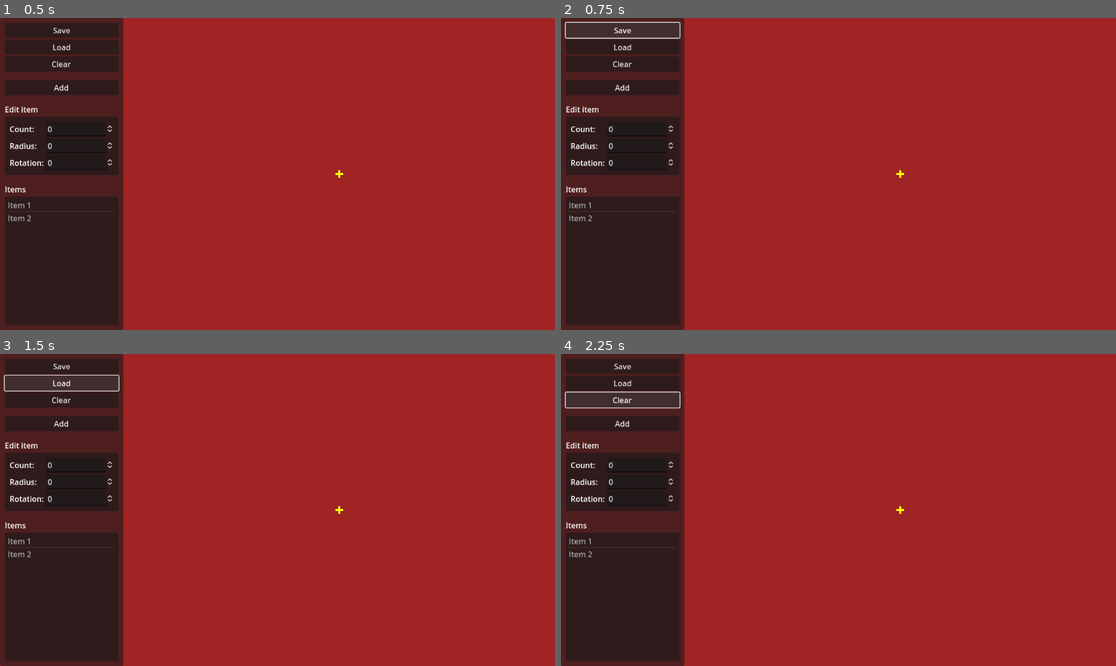
Above: before the commit, frames 1-4 (two rows, left to right).
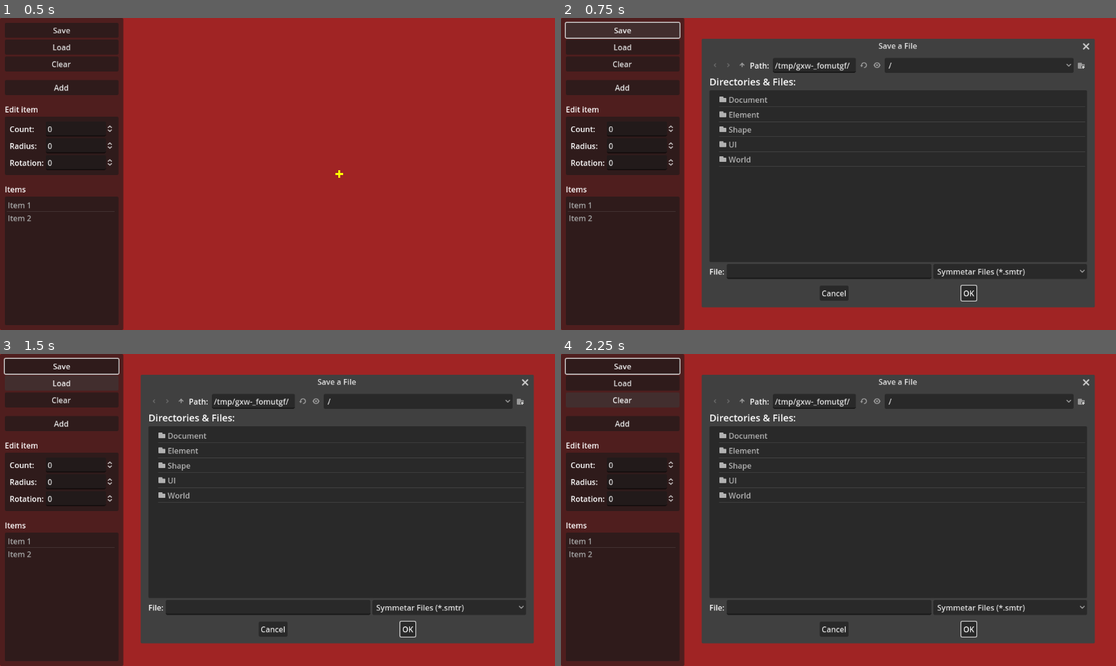
Above: after the commit, the same moments.

Repository: zoeesilcock/symmetar
Game: Godot game, scene res://Main.tscn
Two runs of this game, one before a commit and one after it. Both use one fixed random seed, a clock stepped at 60 frames per second and the inputs below.
Inputs:
- Up to frame 1 (0.5 s): no input
- Up to frame 2 (0.75 s): click "Save" at 0.5 s
- Up to frame 3 (1.5 s): click "Load" at 1.25 s
- Up to frame 4 (2.25 s): click "Clear" at 2 s

Frame 1 is identical in both runs. In frame 2, 61% of the frame differs, in the area x 25-97%, y 6-93%; in frame 3, 62%; in frame 4, 62%, in the area x 0-97%, y 1-93%.

Commit message:
Implement document saving/loading

Diff:
--- /dev/null
+++ b/Document/Document.gd
@@ -0,0 +1,53 @@
+class_name Document
+extends Node2D
+
+# References
+@export var state : DocumentState
+@export var element_scene : PackedScene
+@export var elements_node : Node2D
+
+# Internal
+var elements
+
+func _ready():
+	elements = []
+
+	state = DocumentState.new()
+
+func load_document(path : String):
+	clear_elements()
+	state = ResourceLoader.load(path)
+	_instantiate_elements()
+
+func save_document(path : String):
+	ResourceSaver.save(state, path)
+
+func add_new_element():
+	var new_element = element_scene.instantiate()
+
+	elements_node.add_child(new_element)
+	elements.push_front(new_element)
+
+	var element_state = ElementState.new()
+	element_state.slice_count = 8
+	element_state.radius = 200
+	element_state.slice_position = Vector2(element_state.radius, 0)
+
+	state.elements.push_front(element_state)
+	new_element.init(len(elements), element_state)
+
+func clear_elements():
+	for element in elements:
+		elements_node.remove_child(element)
+
+	elements = []
+
+func _instantiate_elements():
+	elements.resize(len(state.elements))
+
+	for element_index in len(state.elements):
+		var loaded_element = element_scene.instantiate()
+		elements_node.add_child(loaded_element)
+		elements[element_index] = loaded_element
+
+		loaded_element.init(element_index, state.elements[element_index])
--- /dev/null
+++ b/Document/Document.tscn
@@ -0,0 +1,11 @@
+[gd_scene load_steps=3 format=3 uid="uid://bkihrohu0hh6e"]
+
+[ext_resource type="Script" path="res://Document/Document.gd" id="1_3rhj1"]
+[ext_resource type="PackedScene" uid="uid://b7fwwj6jtev" path="res://Element/Element.tscn" id="2_oakl1"]
+
+[node name="Document" type="Node2D" node_paths=PackedStringArray("elements_node")]
+script = ExtResource("1_3rhj1")
+element_scene = ExtResource("2_oakl1")
+elements_node = NodePath("Elements")
+
+[node name="Elements" type="Node2D" parent="."]
--- /dev/null
+++ b/Document/DocumentFormatLoader.gd
@@ -0,0 +1,12 @@
+class_name DocumentFormatLoader
+extends ResourceFormatLoader
+
+func _get_recognized_extensions():
+	return PackedStringArray(["smtr"])
+
+func _load(path: String, _original_path: String, use_sub_threads : bool, cache_mode : int):
+	var file = FileAccess.open(path, FileAccess.READ)
+	var resource = str_to_var(file.get_pascal_string())
+	file.close()
+
+	return resource
--- /dev/null
+++ b/Document/DocumentFormatSaver.gd
@@ -0,0 +1,15 @@
+class_name DocumentFormatSaver
+extends ResourceFormatSaver
+
+func _get_recognized_extensions(resource : Resource):
+	return PackedStringArray(["smtr"])
+
+func _recognize(resource : Resource):
+	return resource is DocumentState
+
+func _save(resource : Resource, path : String, flags : int):
+	var file = FileAccess.open(path, FileAccess.WRITE)
+	file.store_pascal_string(var_to_str(resource))
+	file.close()
+
+	return OK
--- /dev/null
+++ b/Document/DocumentState.gd
@@ -0,0 +1,5 @@
+class_name DocumentState
+extends Resource
+
+# Data
+@export var elements = [] # : ElementState
--- a/Element/Element.gd
+++ b/Element/Element.gd
@@ -14,8 +14,9 @@
 var slices
 var is_selected
 
-func init(element_index : int):
+func init(element_index : int, state : ElementState):
 	self.element_index = element_index
+	self.state = state
 
 	_instantiate_slices()
 	_update_slices()
@@ -34,10 +35,11 @@
 		slices[i] = shape_scene.instantiate()
 		slices_node.add_child(slices[i])
 
+		slices[i].rotation = state.slice_rotation
+		slices[i].position = state.slice_position
 		slices[i].slice_index = i
 		slices[i].element_index = element_index
 		slices[i].name = "Slice" + str(i)
-		slices[i].position = Vector2(state.radius, 0)
 
 		slices[i].position_changed.connect(_on_position_changed)
 		slices[i].selected.connect(_on_slice_selected)
@@ -59,3 +61,4 @@
 	# Update the state
 	state.radius = origin_radius
 	state.slice_rotation = slices[0].rotation
+	state.slice_position = slices[0].position
--- a/Element/Element.tscn
+++ b/Element/Element.tscn
@@ -10,6 +10,7 @@
 slice_count = 8
 radius = 200.0
 slice_rotation = 0.0
+slice_position = Vector2(0, 0)
 
 [node name="Element" type="Node2D" node_paths=PackedStringArray("slices_node")]
 script = ExtResource("1_0qwk2")
--- a/Element/ElementState.gd
+++ b/Element/ElementState.gd
@@ -5,3 +5,4 @@
 @export var slice_count : int
 @export var radius : float
 @export var slice_rotation : float
+@export var slice_position : Vector2
--- a/UI/UI.gd
+++ b/UI/UI.gd
@@ -4,17 +4,27 @@
 # References
 @export var world : World
 @export var ui_state : UIState
-
-# Signals
-signal add_button_pressed
-signal clear_button_pressed
+@export var file_dialog : FileDialog
 
 func _ready():
-	self.add_button_pressed.connect(self._on_add_button_pressed)
-	self.clear_button_pressed.connect(self._on_clear_button_pressed)
+	file_dialog.set_filters(PackedStringArray(["*.smtr ; Symmetar Files"]))
+
+func _on_save_button_pressed():
+	file_dialog.file_mode = FileDialog.FILE_MODE_SAVE_FILE
+	file_dialog.show()
+
+func _on_file_selected(path : String):
+	if file_dialog.file_mode == FileDialog.FILE_MODE_SAVE_FILE:
+		world.document.save_document(path)
+	elif file_dialog.file_mode == FileDialog.FILE_MODE_OPEN_FILE:
+		world.document.load_document(path)
+
+func _on_load_button_pressed():
+	file_dialog.file_mode = FileDialog.FILE_MODE_OPEN_FILE
+	file_dialog.show()
 
 func _on_add_button_pressed():
-	world.add_new_element()
+	world.document.add_new_element()
 
 func _on_clear_button_pressed():
-	world.clear_elements()
+	world.document.clear_elements()
--- a/UI/UI.tscn
+++ b/UI/UI.tscn
@@ -6,9 +6,10 @@
 
 [sub_resource type="Theme" id="Theme_uuqi3"]
 
-[node name="UI" type="CanvasLayer"]
+[node name="UI" type="CanvasLayer" node_paths=PackedStringArray("file_dialog")]
 script = ExtResource("1_nhcn2")
 ui_state = ExtResource("2_ot8s7")
+file_dialog = NodePath("Root/FileDialog")
 
 [node name="Root" type="Control" parent="."]
 layout_mode = 3
@@ -114,5 +115,13 @@
 item_0/text = "Item 1"
 item_1/text = "Item 2"
 
+[node name="FileDialog" type="FileDialog" parent="Root"]
+position = Vector2i(300, 75)
+size = Vector2i(800, 520)
+access = 2
+
+[connection signal="pressed" from="Root/Panel/MarginContainer/VBoxContainer/SaveButton" to="." method="_on_save_button_pressed"]
+[connection signal="pressed" from="Root/Panel/MarginContainer/VBoxContainer/LoadButton" to="." method="_on_load_button_pressed"]
 [connection signal="pressed" from="Root/Panel/MarginContainer/VBoxContainer/ClearButton" to="." method="_on_clear_button_pressed"]
 [connection signal="pressed" from="Root/Panel/MarginContainer/VBoxContainer/AddButton" to="." method="_on_add_button_pressed"]
+[connection signal="file_selected" from="Root/FileDialog" to="." method="_on_file_selected"]
--- a/World/World.gd
+++ b/World/World.gd
@@ -2,25 +2,4 @@
 extends Node2D
 
 # References
-@export var element_scene : PackedScene
-@export var elements_node : Node2D
-
-# Internal
-var elements
-
-func _ready():
-	elements = []
-
-func add_new_element():
-	var new_element = element_scene.instantiate()
-
-	elements_node.add_child(new_element)
-	elements.push_front(new_element)
-
-	new_element.init(len(elements))
-
-func clear_elements():
-	for element in elements:
-		elements_node.remove_child(element)
-
-	elements = []
+@export var document : Document
--- a/World/World.tscn
+++ b/World/World.tscn
@@ -1,14 +1,13 @@
 [gd_scene load_steps=5 format=3 uid="uid://b0xsay7lqoc07"]
 
 [ext_resource type="Script" path="res://World/World.gd" id="1_hfrd5"]
-[ext_resource type="PackedScene" uid="uid://b7fwwj6jtev" path="res://Element/Element.tscn" id="2_0ngvt"]
 [ext_resource type="Script" path="res://World/Background.gd" id="3_10f1g"]
 [ext_resource type="Resource" uid="uid://chkr4prm0pu47" path="res://UI/UIState.tres" id="4_r6cmr"]
+[ext_resource type="PackedScene" uid="uid://bkihrohu0hh6e" path="res://Document/Document.tscn" id="5_uwskq"]
 
-[node name="World" type="Node2D" node_paths=PackedStringArray("elements_node")]
+[node name="World" type="Node2D" node_paths=PackedStringArray("document")]
 script = ExtResource("1_hfrd5")
-element_scene = ExtResource("2_0ngvt")
-elements_node = NodePath("Elements")
+document = NodePath("Document")
 
 [node name="Camera2D" type="Camera2D" parent="."]
 offset = Vector2(-128, 0)
@@ -21,4 +20,4 @@
 color = Color(1, 1, 0, 1)
 polygon = PackedVector2Array(-2, -8, 2, -8, 2, -2, 8, -2, 8, 2, 2, 2, 2, 8, -2, 8, -2, 2, -8, 2, -8, -2, -2, -2)
 
-[node name="Elements" type="Node2D" parent="."]
+[node name="Document" parent="." instance=ExtResource("5_uwskq")]
